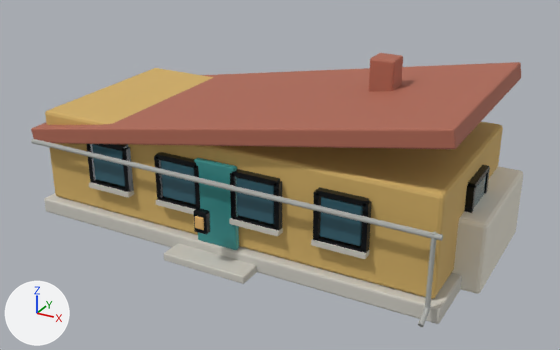
A saved change to the glTF model assets/models/realistic/RES_LOW_2x1_010.glb.
One viewpoint serves both versions: a camera (50 mm lens) standing at (2.69, -4.71, 2.75) and looking at (0.17, -0.14, 0.46). Lighting does not change. The marker at lower left points along +X, +Y and +Z. The older version comes first. Objects named as collision shapes, trigger or cutter boxes, shadow casters or lower levels of detail are left out. Where no turn or scale is listed for an object, it has been applied to the vertices. Vertices at exactly the same position are counted once.

Before the edit, the objects in view are built like this:
```python
me_cube = bpy.data.meshes.new('Cube')
me_cube.from_pydata(...)  # 1592 vertices, 2896 faces; spans x -1.62..1.75, y -0.94..0.78, z -0.06..1.31
me_cube.materials.append(mat_focus_real_concrete_light)  # light grey #cecbc2
me_cube.materials.append(mat_focus_real_ochre)  # orange #d3af65
me_cube.materials.append(mat_focus_real_teal)  # cyan #3c9593
me_cube.materials.append(mat_focus_real_glass_dark)  # dark cyan #35616f
me_cube.materials.append(mat_focus_real_terracotta)  # brown #af6955
me_cube.materials.append(mat_focus_real_paper)  # white #eae5d6
me_cube.materials.append(mat_focus_real_black)  # black #1d2124
me_cube.materials.append(mat_focus_real_window_warm)  # orange #eab86f
me_cube.materials.append(mat_focus_real_concrete)  # grey #adafac
ob_res_low_2x1_010_visual = bpy.data.objects.new('RES_LOW_2x1_010_Visual', me_cube)
ob_res_low_2x1_010_visual.location = (0.0, 0.0, 0.06)
```
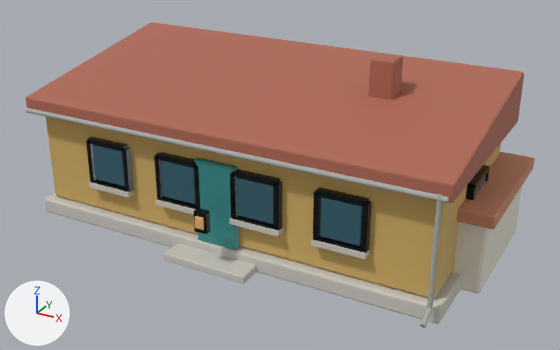
Location of each change, (x1, y1, x2, y2) in pixels of the pictures (560 x 350 px; the box of a moved part takes in the faces that stretch with it):
'RES_LOW_2x1_010_Visual', reshaped (12% taller): before (31, 53, 523, 327); after (25, 22, 534, 328)
part 1 of me_cube, moved or reshaped: before (31, 62, 521, 149); after (457, 152, 534, 229)
part 2 of me_cube, added: after (26, 108, 449, 203)
part 3 of me_cube, added (brown): after (25, 22, 524, 203)
part 4 of me_cube, deleted: before (31, 139, 443, 241)
part 5 of me_cube, moved or reshaped: before (418, 232, 437, 327); after (420, 194, 443, 328)

The change in detail:
Material 'FOCUS_REAL_TERRACOTTA_LIGHT' (mat_focus_real_terracotta_light) is new.
Its base color is (0.59, 0.25, 0.15) (orange #ca896c).
Its roughness is 0.72.
me_cube is used by ob_res_low_2x1_010_visual; location (0.0, 0.0, 0.06).
me_cube had 1592 vertices, 2896 faces and spanned x -1.62..1.75, y -0.94..0.78, z -0.06..1.31.
me_cube now has 1648 vertices, 3004 faces and spans x -1.64..1.8, y -0.94..0.78, z -0.06..1.31.
me_cube part 1: the loose piece of 56 vertices spanning x -1.62..1.62, y -0.78..0.78, z 0.54..1.22 is multiplied about its middle by the matrix ((0.347, 0.0, 0.061), (0.0, 0.7, 0.0), (-0.129, 0.0, 0.733)), then moved by (1.22, 0.19, -0.38), in mat_focus_real_terracotta_light (orange #ca896c).
me_cube part 2: a new loose piece, a 32-sided cylinder along x spanning x -1.614..1.614, y -0.809..-0.773, z 0.787..0.823, in mat_focus_real_concrete (grey #adafac).
me_cube part 3: a new loose piece of 56 vertices spanning x -1.64..1.64, y -0.78..0.78, z 0.78..1.16, in mat_focus_real_terracotta (brown #af6955).
me_cube part 4: the loose piece of 64 vertices spanning x -1.6..1.6, y -0.81..-0.77, z 0.54..0.58 is deleted.
Part 5, on me_cube:
52 vertices are removed from x 1.53..1.57, y -0.91..-0.77, z 0.0..0.58.
119 faces are deleted.
5 vertices move from x 1.54..1.57, y -0.89..-0.78, z -0.01..0.08 to x 1.56..1.58, y -0.89..-0.78, z -0.01..0.08.
36 vertices are added at x 1.55..1.58, y -0.91..-0.77, z 0.0..0.82.
6 new vertices lie (0.0, 0.0, 0.75) away from vertices in x 1.54..1.56, y -0.81..-0.78, z 0.07.
5 new vertices lie (0.0, -0.11, -0.06) away from vertices in x 1.56..1.58, y -0.8..-0.78, z 0.06..0.08.
5 new vertices lie (0.0, 0.0, 0.75) away from vertices in x 1.55..1.58, y -0.8..-0.78, z 0.07.
119 new faces join them, mat_focus_real_concrete (grey #adafac).
me_cube gains material mat_focus_real_terracotta_light (orange #ca896c).
